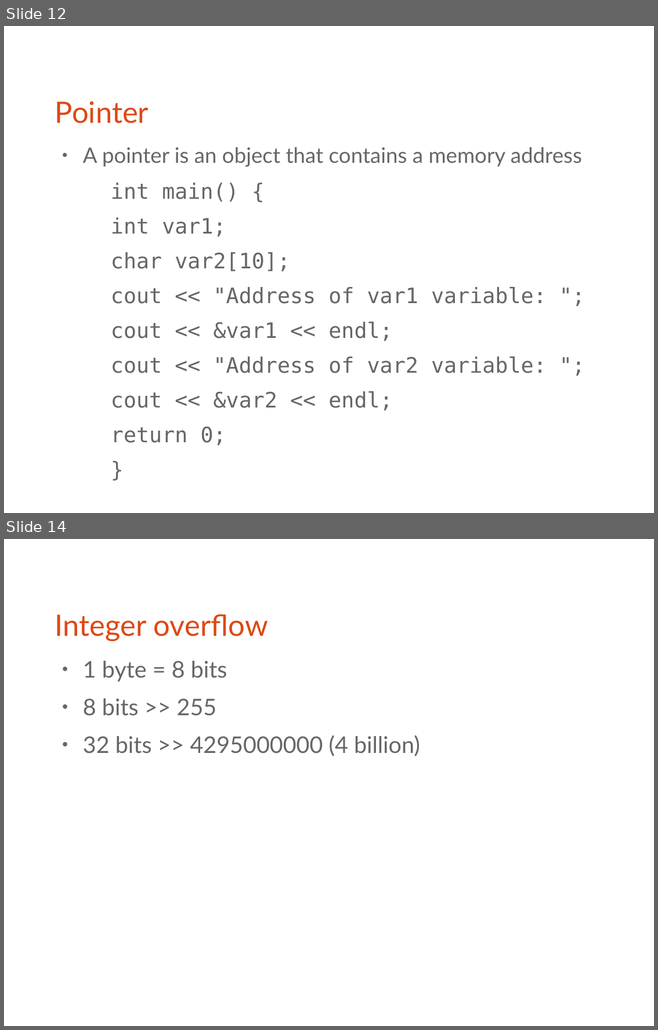
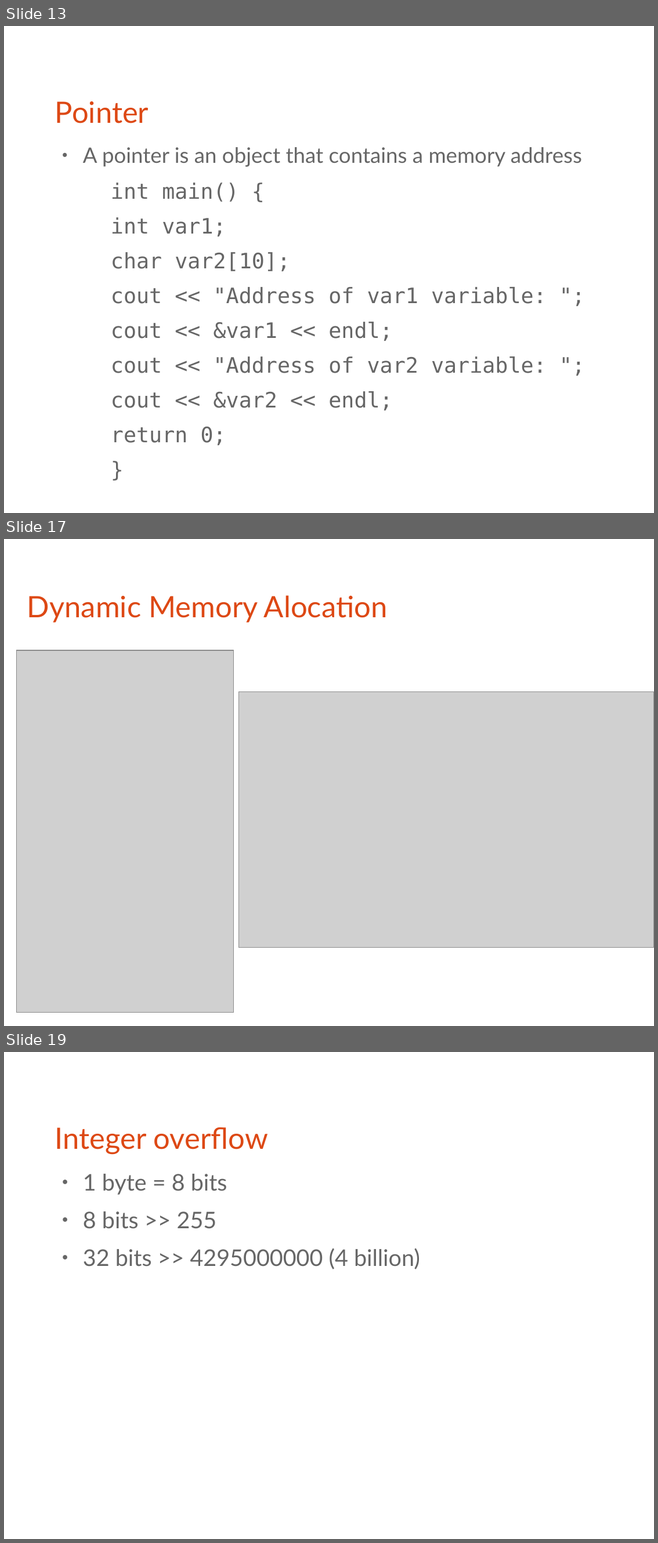
Before and after one commit to bagustris/prokom-tf, a slide deck: prokom4.odp. Shown one above the other, each under a label of ours: slides 12 and 14 before the commit, slides 13, 17 and 19 after it; the slides between them are not shown. The pictures are 658x1030 and 658x1543 pixels, drawn with LibreOffice and Linux fonts; fonts in the diff are those of the drawing; grey boxes stand for pictures. Boxes give left, top, right and bottom in pixels: in the first picture for what was removed or moved away, otherwise in the second. Text is boxed around its words. In the diff, an @@ line names an element or a change of style, - is before the commit and + after.

```diff
--- a/prokom4.odp
+++ b/prokom4.odp
@@ slide 17 added at (4,539,654,1026), background #FFFFFF @@
@@ title added at (27,595,387,623), 36 pt, text #DD4814 @@
+Dynamic Memory Alocation
@@ picture added at (16,650,234,1013) @@
@@ picture added at (239,692,654,947) @@
@@ what was slide 12 is now slide 13 @@
@@ what was slide 14 is now slide 19 @@
```
Also in this commit, not shown: 4 slides changed, 4 other slides added.
